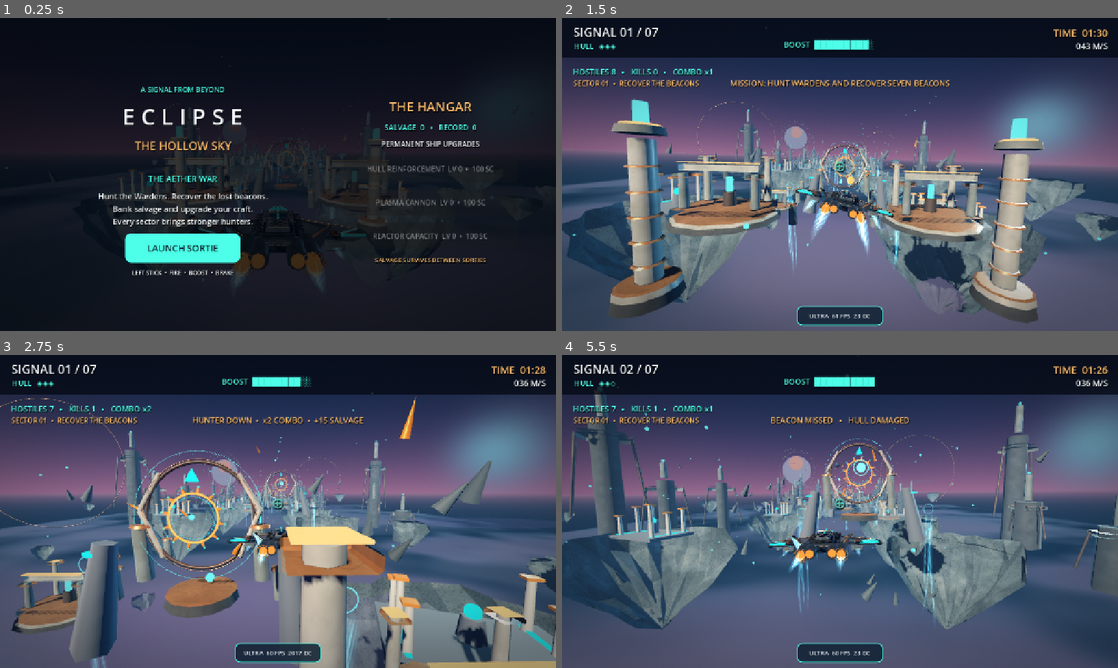
Above: before the commit, frames 1-4 (two rows, left to right).
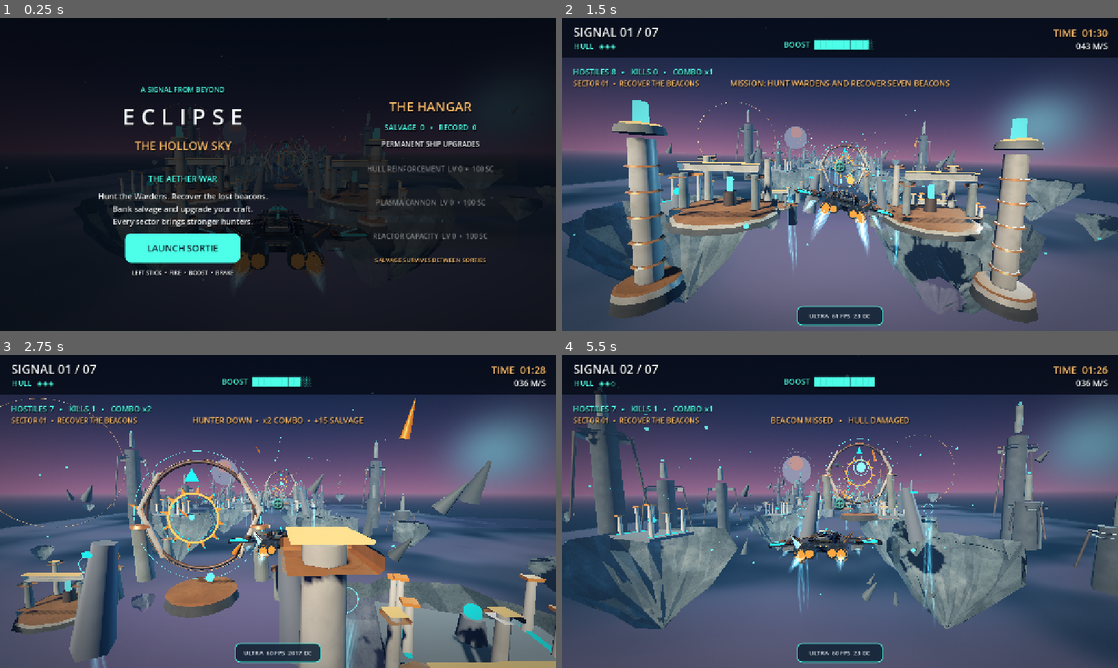
Above: after the commit, the same moments.

Repository: tpylman90-ctrl/Eclipse-The-Hollow-Sky
Game: Godot game, scene res://scenes/main.tscn
Same seed, same stepped clock (60 frames per second), same inputs: the game is played once before the commit and once after it.
Inputs (mouse positions are in pixels of both pictures, inside the frame that each line leads up to):
- Up to frame 1 (0.25 s): no input
- Up to frame 2 (1.5 s): click "LAUNCH SORTIE" at 0.5 s; tap Enter (start_game) at 1.25 s; move the mouse to (962, 158) at 1.27 s; hold D (steer_right) from 1.28 s (still down); hold Space (boost) from 1.28 s (still down); click (962, 158) at 1.42 s
- Up to frame 3 (2.75 s): release D (steer_right) at 2 s; release Space (boost) at 2 s; drag from (166, 527) to (250, 574) at 2.02 s
- Up to frame 4 (5.5 s): move the mouse to (895, 442) at 2.77 s; hold D (steer_right) 2.78-3.5 s; hold Enter (start_game) 2.78-3.5 s; drag from (812, 574) to (673, 464) at 3.52 s; move the mouse to (1006, 558) at 4.27 s; hold A (steer_left) 4.28-5 s; hold J (fire) 4.28-5 s; drag from (673, 464) to (756, 433) at 5.02 s

The runs differ from the first frame. In frame 1, less than 0.1% of the frame differs, in the area x 15-66%, y 20-82%; in frame 2, 3.2%, in the area x 0-100%, y 24-94%; in frame 3, 3.1%; in frame 4, 2.4%.

Commit message:
Use FXAA and viewport scaling instead of bandwidth-heavy live MSAA changes

Diff:
--- a/scripts/game.gd
+++ b/scripts/game.gd
@@ -391,18 +391,20 @@
         return
     var view := get_viewport()
     var renderer := RenderingServer.get_current_rendering_method()
+    # Mobile Vulkan supports FXAA but not TAA/SSR. Changing MSAA levels mid-run
+    # can trigger pipeline recompilation and tile-memory pressure.
+    view.msaa_3d = Viewport.MSAA_DISABLED
+    if renderer != "gl_compatibility":
+        view.screen_space_aa = Viewport.SCREEN_SPACE_AA_FXAA
     if graphics_index == 0:
-        view.msaa_3d = Viewport.MSAA_4X
         if renderer != "gl_compatibility":
             view.scaling_3d_scale = 1.0
         sky_fx.set_low_effects(false)
     elif graphics_index == 1:
-        view.msaa_3d = Viewport.MSAA_2X
         if renderer != "gl_compatibility":
             view.scaling_3d_scale = 0.85
         sky_fx.set_low_effects(false)
     else:
-        view.msaa_3d = Viewport.MSAA_DISABLED
         if renderer != "gl_compatibility":
             view.scaling_3d_scale = 0.70
         sky_fx.set_low_effects(true)
